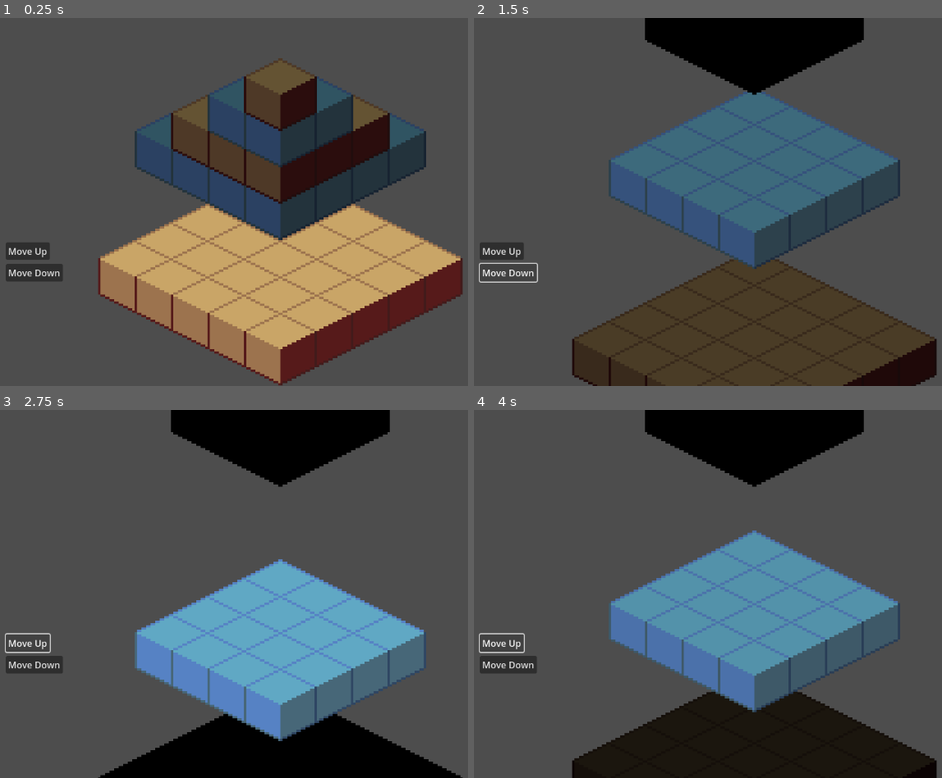
Above: before the commit, frames 1-4 (two rows, left to right).
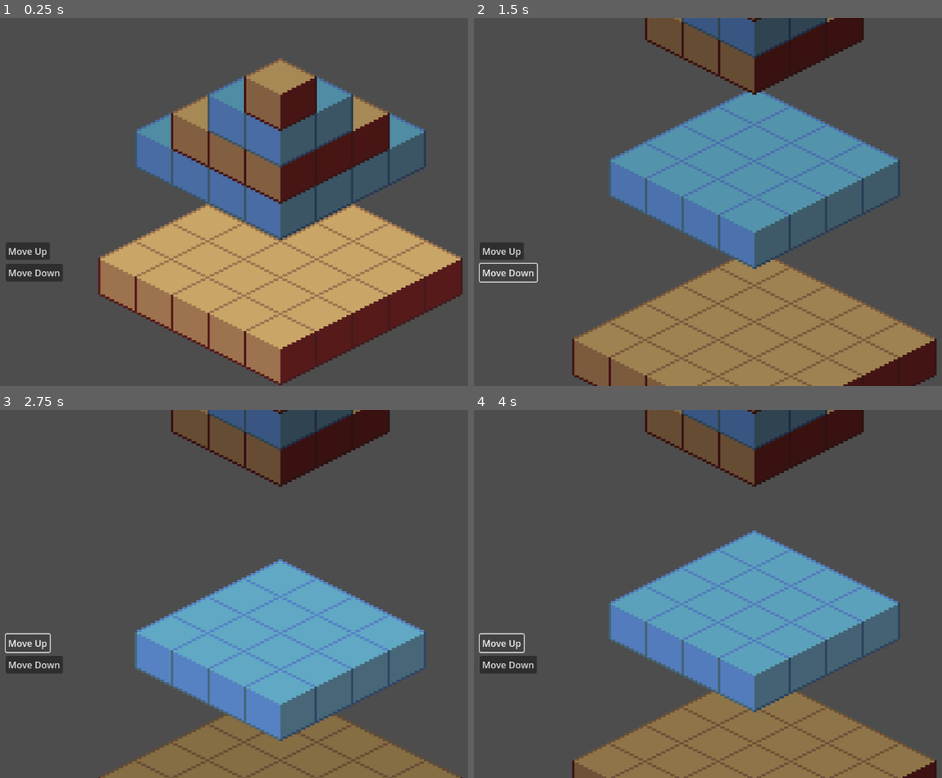
Above: after the commit, the same moments.

Repository: austin226/godot-isometric-demo
Game: Godot game, scene res://level.tscn
The game is run twice, just before and just after one commit, with the same random seed, the same clock (stepped at 60 frames per second) and the same inputs.
Inputs:
- Up to frame 1 (0.25 s): no input
- Up to frame 2 (1.5 s): click "Move Up" at 0.5 s; click "Move Down" at 1.25 s
- Up to frame 3 (2.75 s): click "Move Up" at 2 s
- Up to frame 4 (4 s): click "Move Down" at 2.75 s; click "Move Up" at 3.5 s

The runs differ from the first frame. In frame 1, 18% of the frame differs, in the area x 28-92%, y 10-61%; in frame 2, 44%, in the area x 21-99%, y 0-100%; in frame 3, 14%; in frame 4, 19%.

Commit message:
Modulate to dark gray, not black

Diff:
--- a/grid/grid.gd
+++ b/grid/grid.gd
@@ -12,7 +12,7 @@
 const EXTRA_LAYER_GAP_UP: float = Coord.COORDINATE_SCALE * 12
 const LAYER_MOVE_DURATION_S: float = 0.5
 const LAYER_MODULATE_FOCUS: Color = Color.WHITE
-const LAYER_MODULATE_NO_FOCUS: Color = Color.BLACK
+const LAYER_MODULATE_NO_FOCUS: Color = Color.DARK_GRAY
 
 
 func _ready():
